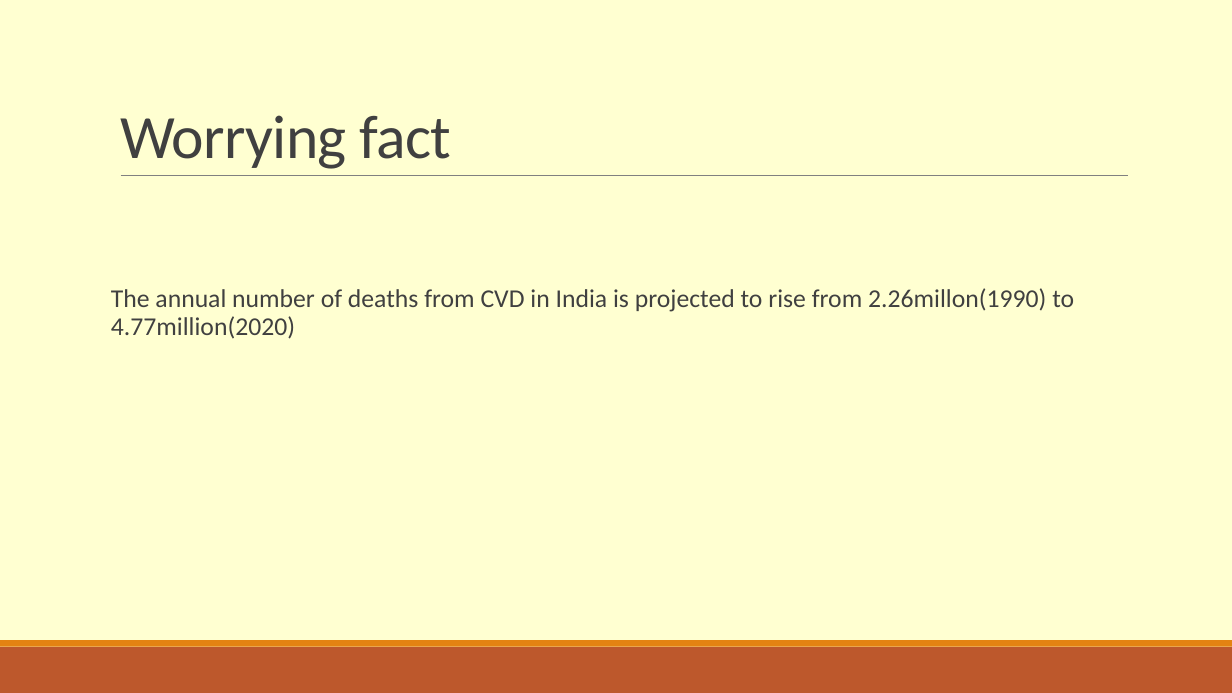
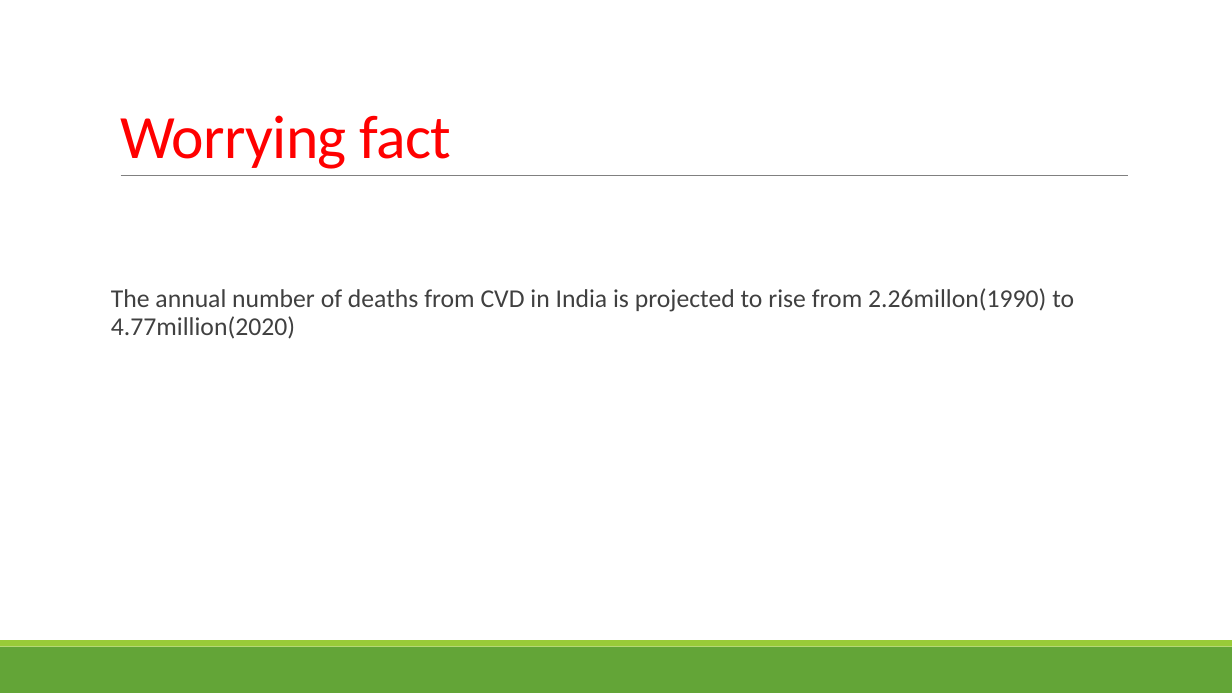
Before and after one commit to Mano181/Heart_Disease_Prediction, a slide deck: slide 2 of Heart Disease Prediction.pptx. Drawn at 1232x693 pixels with LibreOffice and Linux fonts; fonts in the diff are those of the drawing. Boxes give left, top, right and bottom in pixels: in the first picture for what was removed or moved away, otherwise in the second. Text is boxed around its words. In the diff, an @@ line names an element or a change of style, - is before the commit and + after.

```diff
--- a/Heart Disease Prediction.pptx
+++ b/Heart Disease Prediction.pptx
@@ background #FFFFD1 to #FFFFFF @@
@@ title "Worrying fact" at (x1=120, y1=115, x2=451, y2=169): text colour #404040 to #FF0000 @@
@@ rectangle at (x1=0, y1=647, x2=1232, y2=693): fill #BD582C to #63A537 @@
@@ rectangle at (x1=0, y1=640, x2=1232, y2=647): fill #E48312 to #99CB38 @@
```
Also in this commit, not shown: 4 other slides changed.
